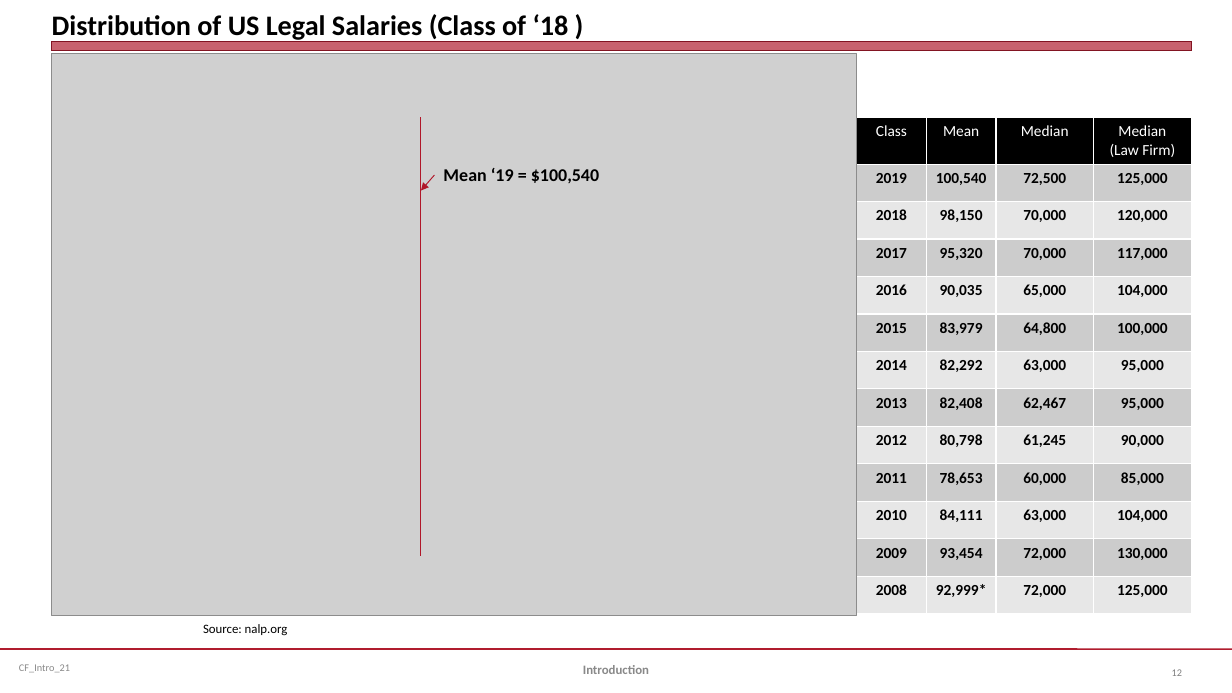
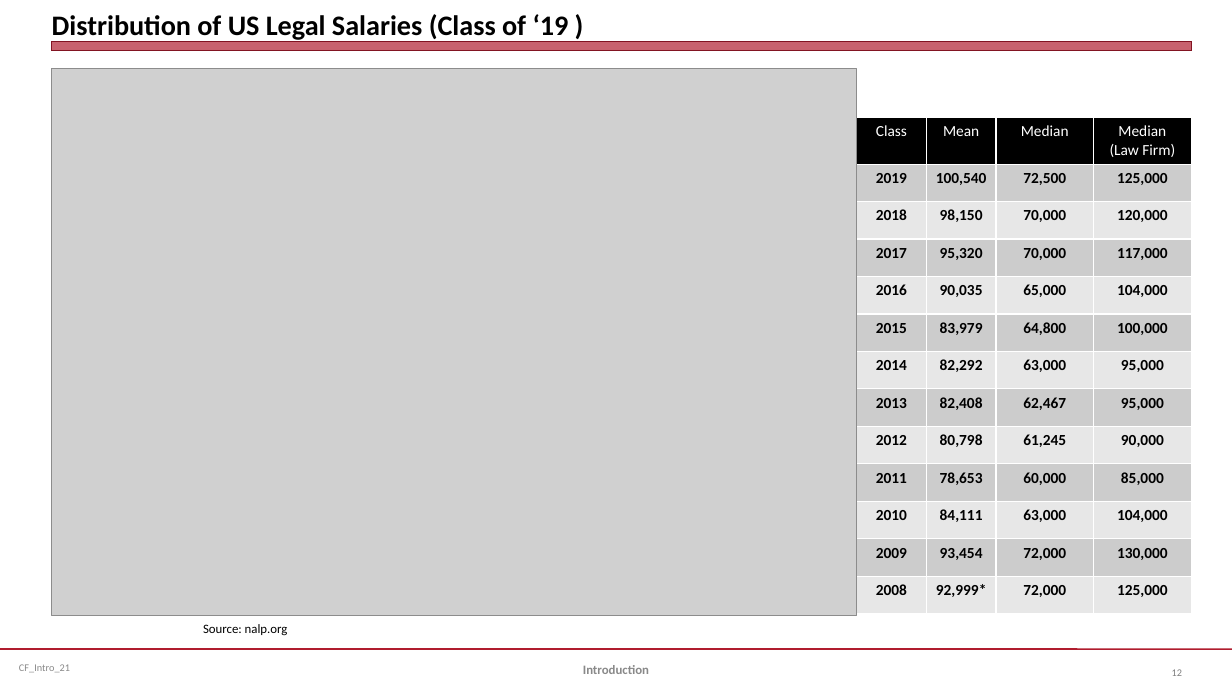
Before and after one commit to jmc877/Corporate-Finance, a slide deck: slide 12 of slides/CF_Intro_21.pptx. Drawn at 1232x693 pixels with LibreOffice and Linux fonts; fonts in the diff are those of the drawing; grey boxes stand for pictures. Boxes give left, top, right and bottom in pixels: in the first picture for what was removed or moved away, otherwise in the second. Text is boxed around its words. In the diff, an @@ line names an element or a change of style, - is before the commit and + after.

```diff
--- a/slides/CF_Intro_21.pptx
+++ b/slides/CF_Intro_21.pptx
@@ title at (52, 14, 569, 42): text changed @@
-Distribution of US Legal Salaries (Class of ‘18 )
+Distribution of US Legal Salaries (Class of ‘19 )
@@ picture: place and size @@
-picture at (52, 54, 857, 616)
+picture at (52, 68, 857, 616)
@@ line removed from (421, 117) to (421, 556) @@
@@ arrow removed from (434, 175) to (421, 190) @@
@@ text removed at (443, 168, 599, 183) @@
-Mean ‘19 = $100,540
```
Also in this commit, not shown: 5 other slides changed, 4 other files.
